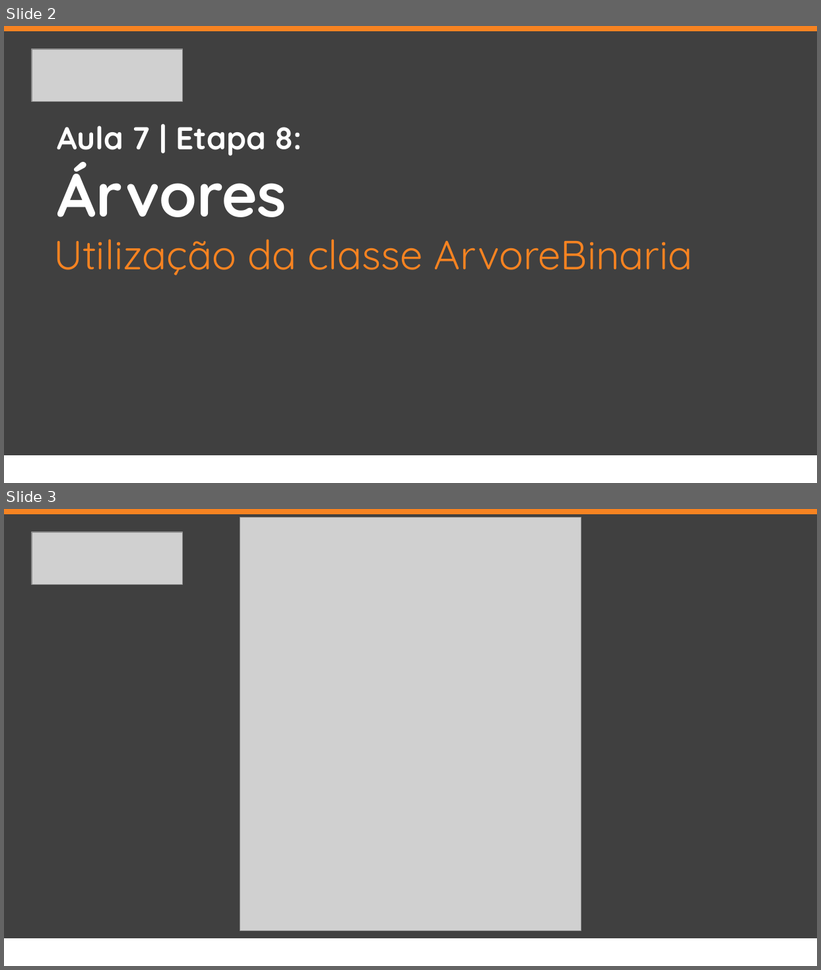
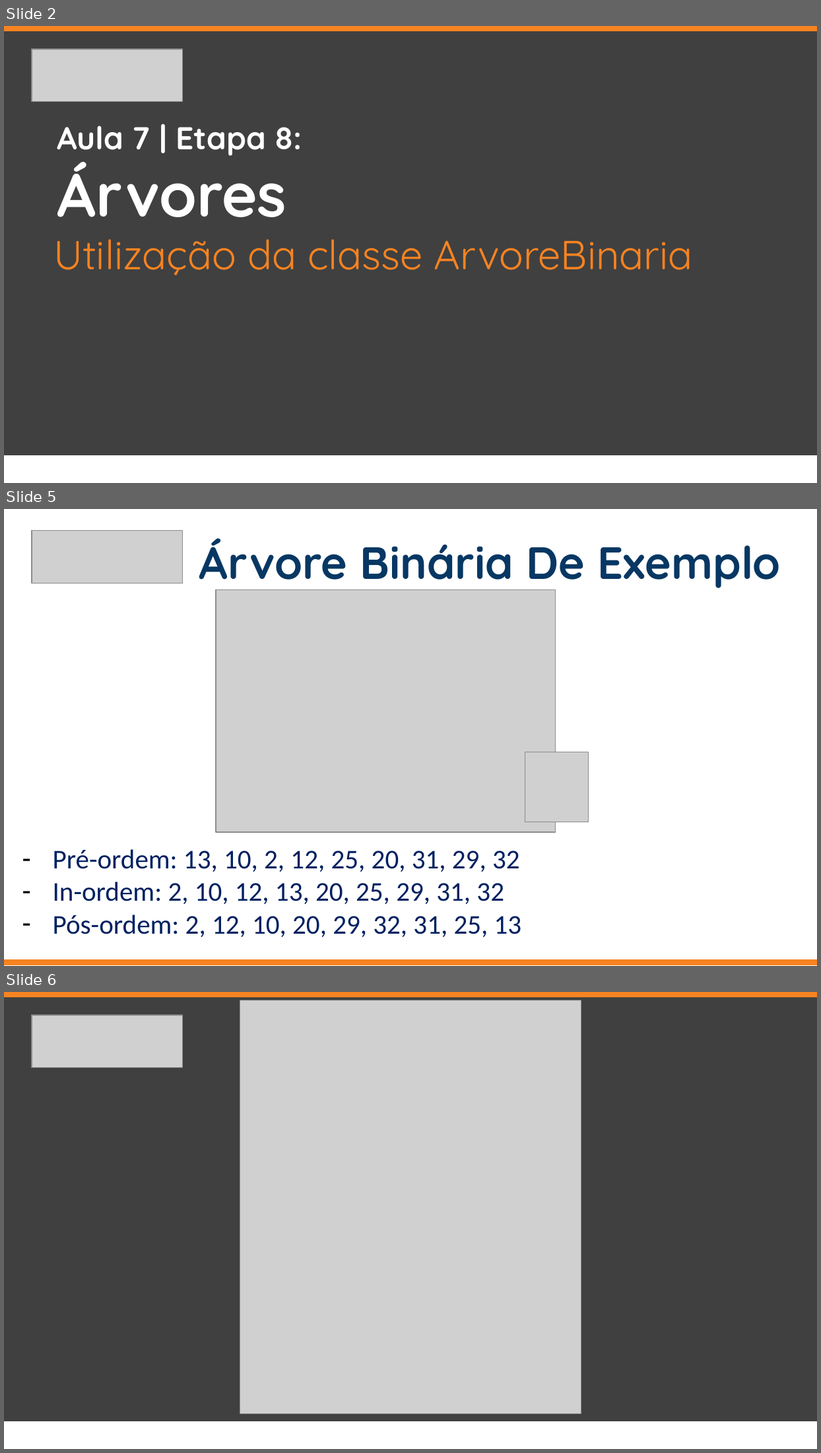
Before and after one commit to jrdutra/estruturaDeDadosJavaDio, a slide deck: apresentacoes/Aula7/Etapa14.pptx. Shown one above the other, each under a label of ours: slides 2 and 3 before the commit, slides 2, 5 and 6 after it; the slides between them are not shown. The pictures are 821x970 and 821x1453 pixels, drawn with LibreOffice and Linux fonts; fonts in the diff are those of the drawing; grey boxes stand for pictures. Boxes give left, top, right and bottom in pixels: in the first picture for what was removed or moved away, otherwise in the second. Text is boxed around its words. In the diff, an @@ line names an element or a change of style, - is before the commit and + after.

Commit message:
Correção Arvore Binária

```diff
--- a/apresentacoes/Aula7/Etapa14.pptx
+++ b/apresentacoes/Aula7/Etapa14.pptx
@@ slide 5 added at <box>4,509,817,966</box>, background #FFFFFF @@
@@ picture added at <box>32,531,183,584</box> @@
@@ subtitle added at <box>199,538,780,591</box>, 40 pt, text #073763, bold @@
+Árvore Binária De Exemplo
@@ picture added at <box>217,590,556,832</box> @@
@@ picture added at <box>525,752,589,822</box> @@
@@ text added at <box>53,850,522,937</box>, 24 pt, text #002060 @@
+– Pré-ordem: 13, 10, 2, 12, 25, 20, 31, 29, 32
+– In-ordem: 2, 10, 12, 13, 20, 25, 29, 31, 32
+– Pós-ordem: 2, 12, 10, 20, 29, 32, 31, 25, 13
@@ rectangle added at <box>4,960,817,965</box>, fill #F78321, outline #F78321 0.75 pt @@
@@ what was slide 3 is now slide 6 @@
```
Also in this commit, not shown: 2 other slides added, 4 other files.
